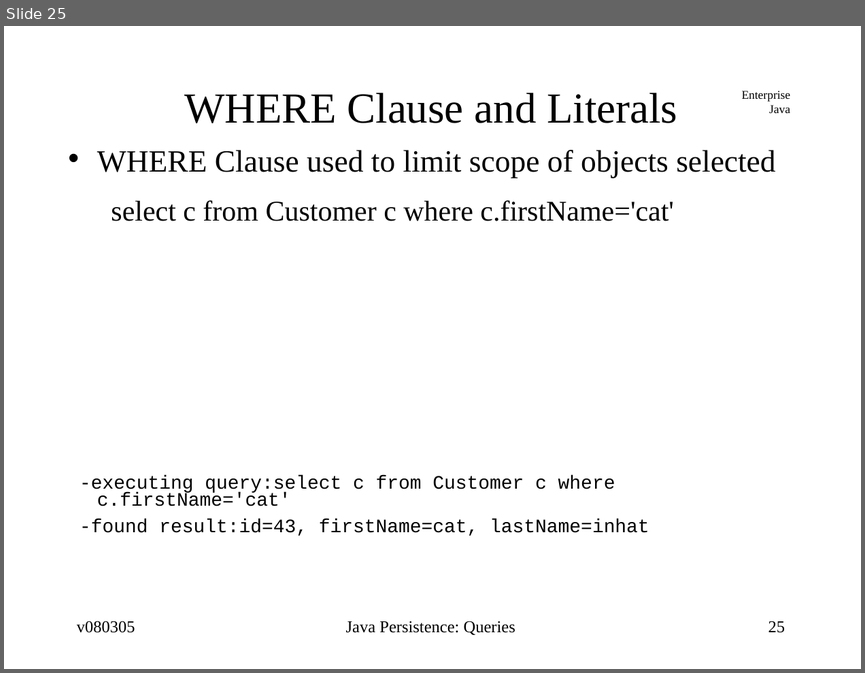
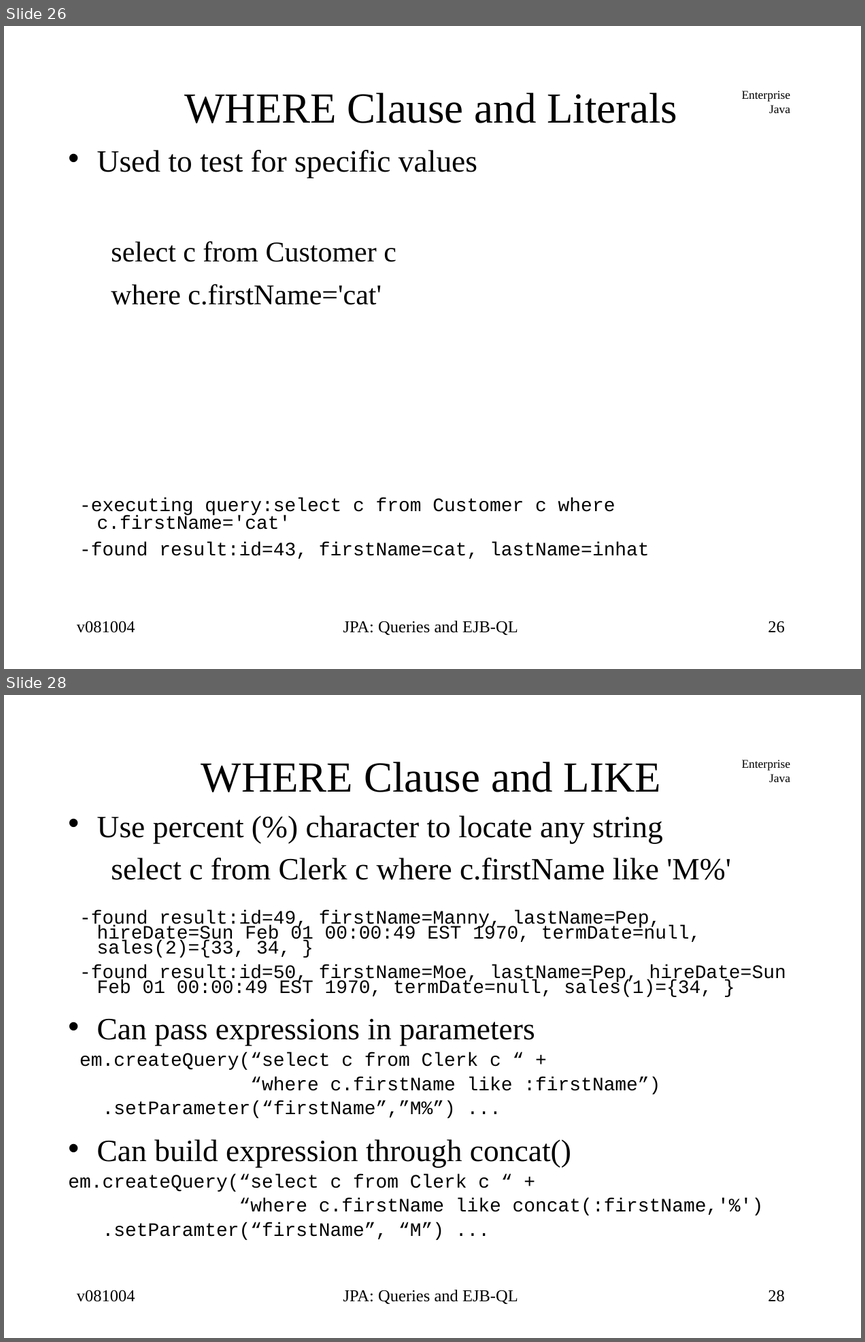
Before and after one commit to jcstaff/ejava-javaee, a slide deck: ormEJBQL/src/site/resources/lectures/ormEJBQL.ppt. Shown one above the other, each under a label of ours: slide 25 before the commit, slides 26 and 28 after it; the slides between them are not shown. The pictures are 865x673 and 865x1342 pixels, drawn with LibreOffice and Linux fonts; fonts in the diff are those of the drawing. Boxes give left, top, right and bottom in pixels: in the first picture for what was removed or moved away, otherwise in the second. Text is boxed around its words. In the diff, an @@ line names an element or a change of style, - is before the commit and + after.

```diff
--- a/ormEJBQL/src/site/resources/lectures/ormEJBQL.ppt
+++ b/ormEJBQL/src/site/resources/lectures/ormEJBQL.ppt
@@ slide 28 added at bbox=[4, 695, 861, 1338], background #FFFFFF; not listed: 1 template element that a slide beside it also shows @@
@@ title added at bbox=[201, 762, 661, 792], 36 pt, text #000000 @@
+WHERE Clause and LIKE
@@ text added at bbox=[68, 815, 786, 1240], 16 pt, text #000000 @@
+• Use percent (%) character to locate any string
+  select c from Clerk c where c.firstName like 'M%'
+-found result:id=49, firstName=Manny, lastName=Pep, hireDate=Sun Feb 01 00:00:49 EST 1970, termDate=null, sales(2)={33, 34, }
+-found result:id=50, firstName=Moe, lastName=Pep, hireDate=Sun Feb 01 00:00:49 EST 1970, termDate=null, sales(1)={34, }
+• Can pass expressions in parameters
+em.createQuery(“select c from Clerk c “ +
+“where c.firstName like :firstName”)
+.setParameter(“firstName”,”M%”) ...
+• Can build expression through concat()
+em.createQuery(“select c from Clerk c “ +
+“where c.firstName like concat(:firstName,'%')
+.setParamter(“firstName”, “M”) ...
@@ text added at bbox=[77, 1289, 135, 1302], 14 pt, text #000000 @@
+v081004
@@ text added at bbox=[343, 1289, 518, 1304], 14 pt, text #000000 @@
+JPA: Queries and EJB-QL
@@ page number added at bbox=[768, 1289, 785, 1302], 14 pt, text #000000 @@
+28
@@ what was slide 25 is now slide 26 @@
@@ slide 26 changed as well @@
@@ text at bbox=[97, 150, 477, 305]: text changed; size 26 to 24 pt @@
-• WHERE Clause used to limit scope of objects selected
-  select c from Customer c where c.firstName='cat'
+• Used to test for specific values
+  select c from Customer c
+  where c.firstName='cat'
@@ text at bbox=[77, 620, 135, 633]: text changed @@
-v080305
+v081004
@@ text at bbox=[343, 620, 518, 635]: text changed @@
-Java Persistence: Queries
+JPA: Queries and EJB-QL
@@ page number at bbox=[768, 620, 785, 633]: text changed @@
-25
+26
```
Also in this commit, not shown: 32 other slides changed, 20 other slides added, 6 other files.
